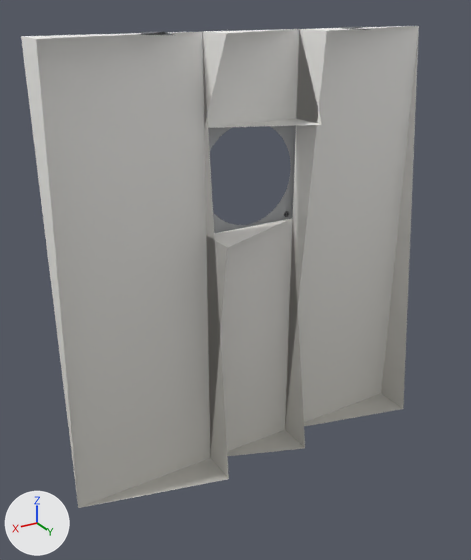
Renders of the glTF model models/kit/porthole_concrete.glb from each side of a commit.
Camera for both pictures: a camera (50 mm lens) standing at (1.64, 2.48, 2.32) and looking at (0.12, -0.05, 1.06). The axes (+X, +Y, +Z) are drawn at lower left. The lights are the same throughout. The picture after the commit comes second. Vertices at exactly the same position are counted once.

In view in the first picture: 'porthole_concrete'.
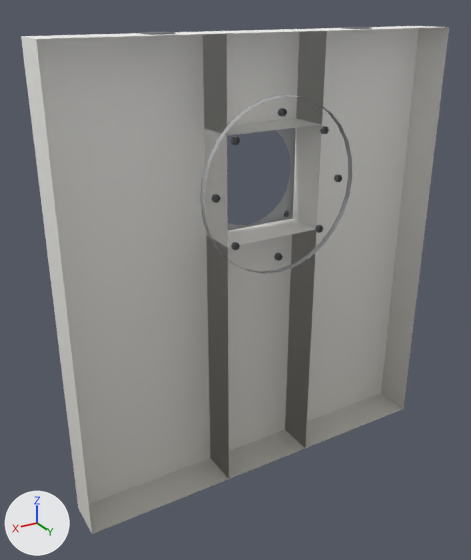
Location of each change, [x1, y1, x2, y2] in pixels of the pictures (471 x 560 px):
```json
{"object": "porthole_concrete", "change": "reshaped", "before": [21, 26, 419, 508], "after": [21, 26, 449, 534], "on screen": "8% wider"}
{"part": 1, "of": "me_base", "change": "added", "after": [36, 26, 449, 534]}
```

Edits to the scene script, one JSON object a line:
```json
{"block": "me_base", "where": "# used by ob_porthole_concrete; location = (0.0, 0.0, 0.0)"}
{"op": "remove", "block": "me_base", "code": "me_base.from_pydata(...)  # 228 vertices, 340 faces; spans x -1.0..1.0, y -0.16..0.1, z 0.0..2.21"}
{"op": "add", "block": "me_base", "code": "me_base.from_pydata(...)  # 396 vertices, 568 faces; spans x -1.0..1.0, y -0.16..0.16, z 0.0..2.21"}
{"block": "me_base", "change": "me_base part 1"}
{"block": "me_base", "change": "168 vertices are added at x -1.0..1.0, y 0.05..0.16, z 0.0..2.21"}
{"block": "me_base", "change": "16 new faces join them, mat_concrete"}
{"block": "me_base", "change": "212 new faces join them, mat_steel"}
```
